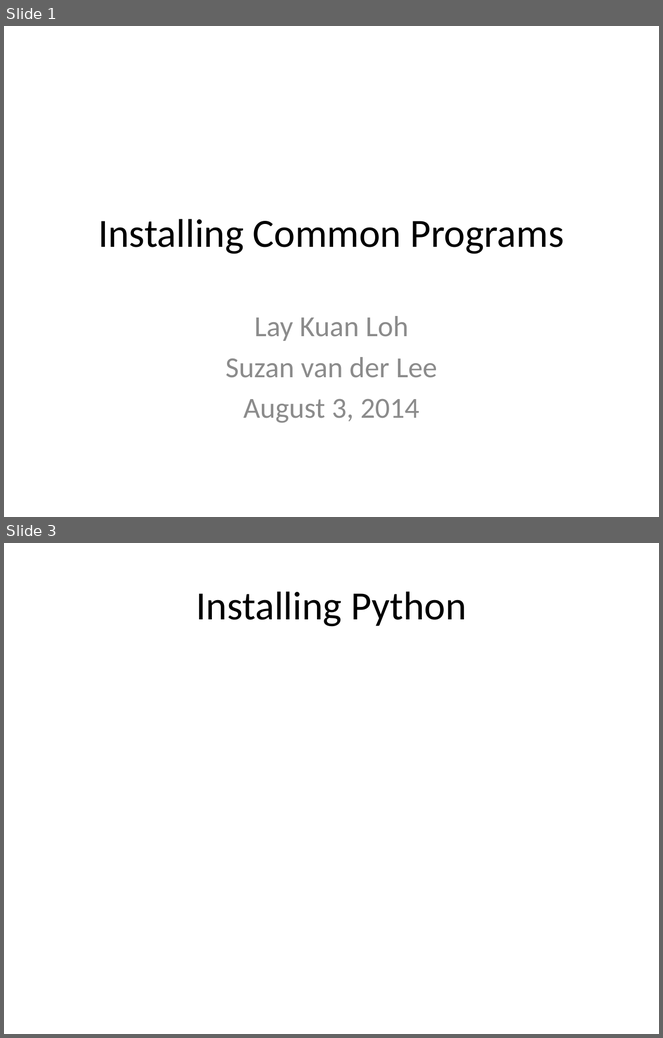
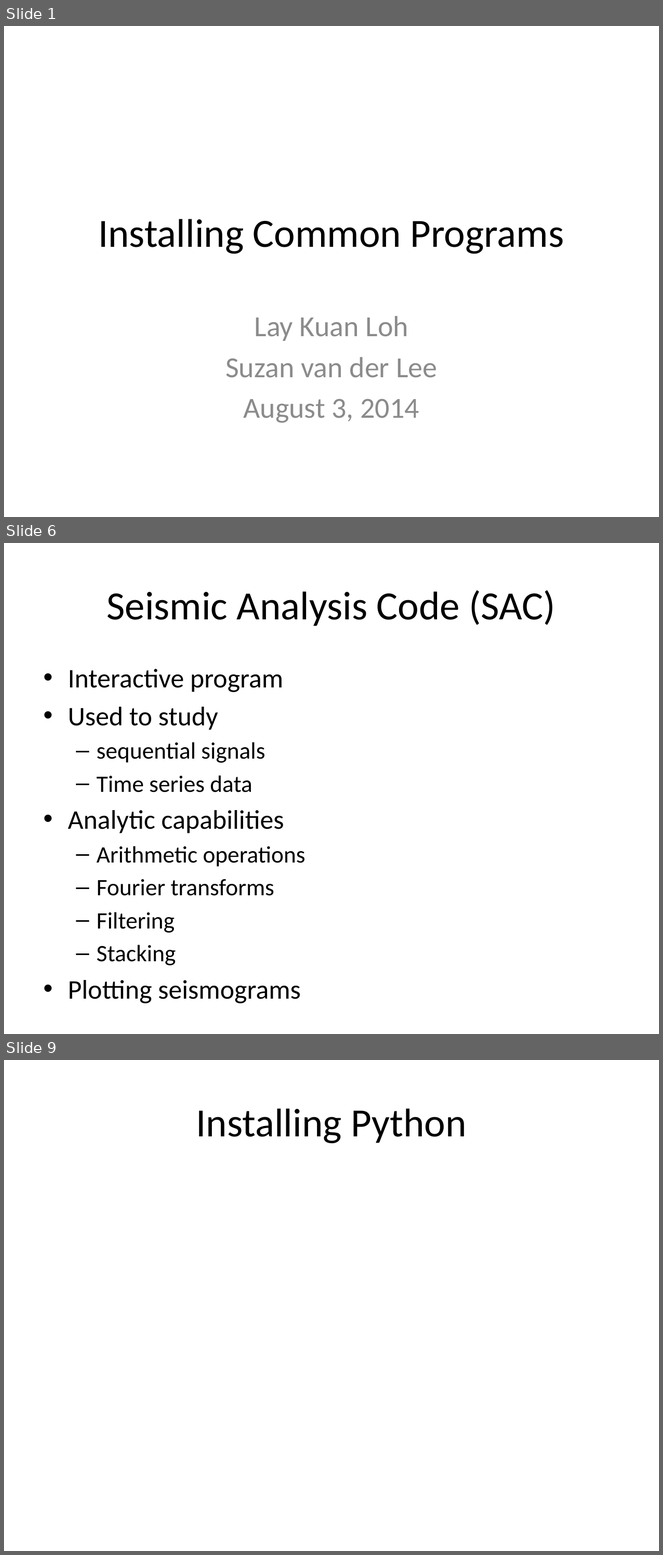
Before and after one commit to lkloh/USArray, a slide deck: InstallingCommonPrograms/InstallingCommonPrograms.pptx. Shown one above the other, each under a label of ours: slides 1 and 3 before the commit, slides 1, 6 and 9 after it; the slides between them are not shown. The pictures are 663x1038 and 663x1555 pixels, drawn with LibreOffice and Linux fonts; fonts in the diff are those of the drawing. Boxes give left, top, right and bottom in pixels: in the first picture for what was removed or moved away, otherwise in the second. Text is boxed around its words. In the diff, an @@ line names an element or a change of style, - is before the commit and + after.

```diff
--- a/InstallingCommonPrograms/InstallingCommonPrograms.pptx
+++ b/InstallingCommonPrograms/InstallingCommonPrograms.pptx
@@ slide 6 added at [4, 543, 659, 1034], background #FFFFFF @@
@@ title added at [107, 590, 556, 626], 44 pt, text #000000 @@
+Seismic Analysis Code (SAC)
@@ text added at [68, 669, 306, 966], 25.9 pt, text #000000 @@
+• Interactive program
+• Used to study
+  – sequential signals
+  – Time series data
+• Analytic capabilities
+  – Arithmetic operations
+  – Fourier transforms
+  – Filtering
+  – Stacking
+• Plotting seismograms
@@ what was slide 3 is now slide 9 @@
```
Also in this commit, not shown: 2 slides changed, 4 other slides added, 1 slide removed, 9 other files.
